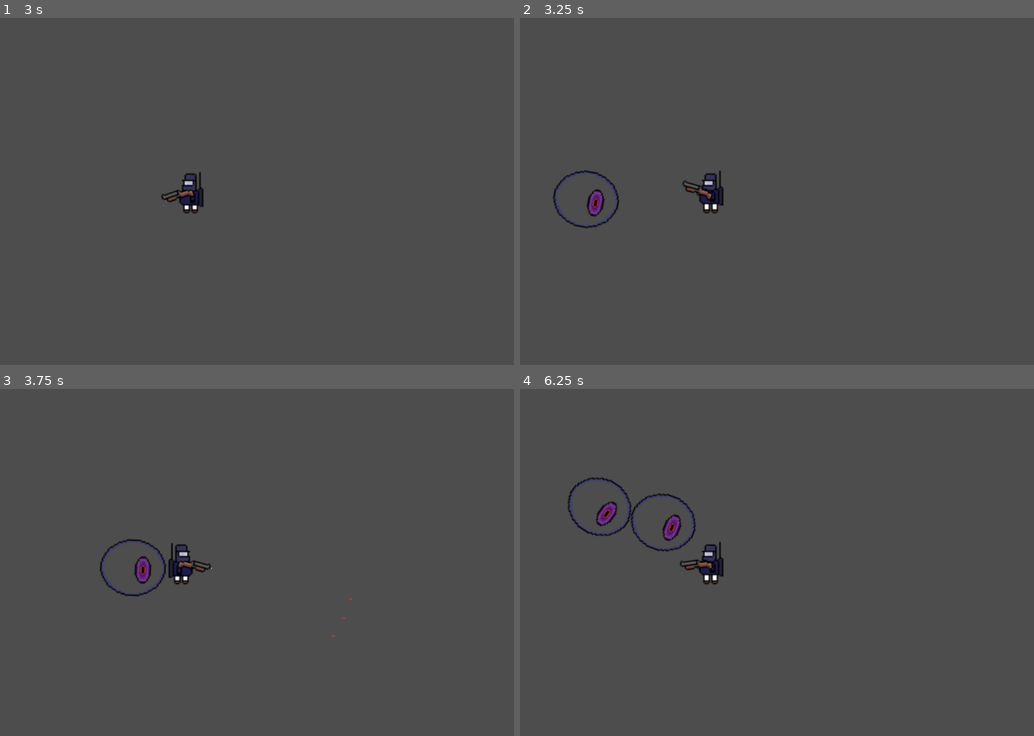
Above: before the commit, frames 1-4 (two rows, left to right).
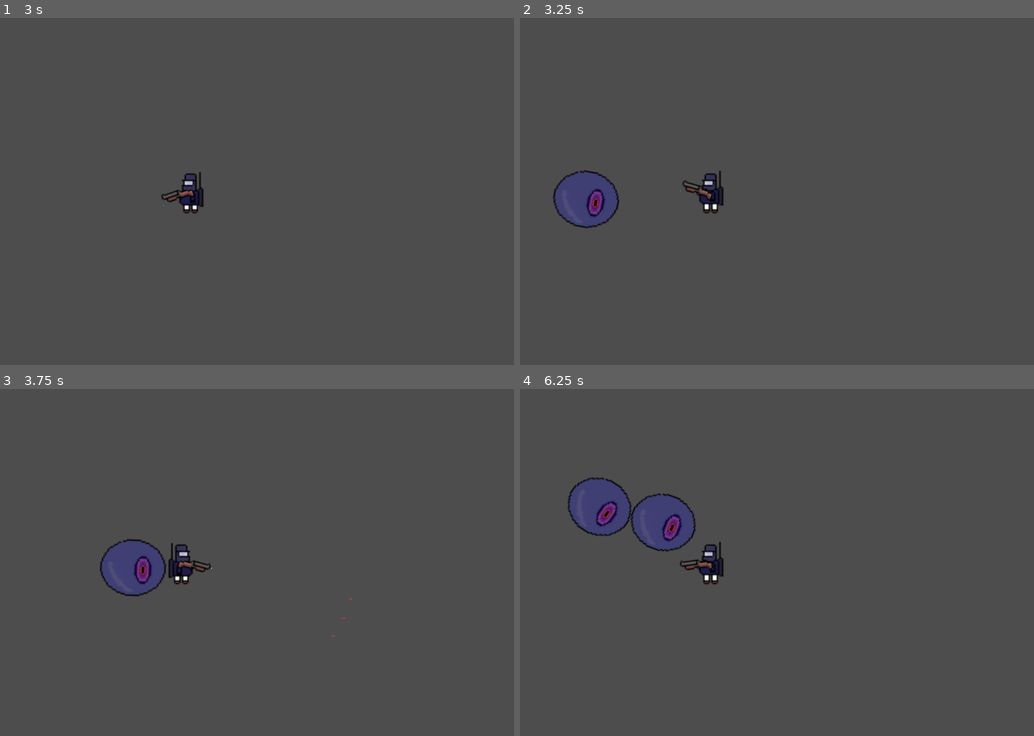
Above: after the commit, the same moments.

Repository: Albertvdw2001/buckshot-bob-gj-1
Game: Godot game, scene res://scenes/main.tscn
The game is run twice, just before and just after one commit, with the same random seed, the same clock (stepped at 60 frames per second) and the same inputs. The engine's default icon, where the game draws it, is replaced by a stand-in: a white triangle on a blue panel in a dark square.
Inputs (mouse positions are in pixels of both pictures, inside the frame that each line leads up to):
- Up to frame 1 (3 s): tap Enter (ui_accept) at 0.5, 0.77 s; move the mouse to (328, 174) at 0.52 s; press the mouse at (328, 174) at 0.53 s; hold Right (ui_right) 0.53-1.25 s; release the mouse at (328, 174) at 1.25 s; drag from (56, 212) to (154, 267) at 1.27 s; move the mouse to (251, 111) at 2.02 s; press the mouse at (251, 111) at 2.03 s; hold Right (ui_right) 2.03-2.75 s; tap Shift at 2.1 s; release the mouse at (251, 111) at 2.75 s; drag from (154, 267) to (outside the picture) at 2.77 s
- Up to frame 2 (3.25 s): no input
- Up to frame 3 (3.75 s): move the mouse to (380, 621) at 3.52 s; press the mouse at (380, 621) at 3.53 s; hold Left (ui_left) from 3.53 s (still down)
- Up to frame 4 (6.25 s): tap Enter (ui_accept) at 3.77 s; release Left (ui_left) at 4.25 s; release the mouse at (900, 621) at 4.25 s; drag from (outside the picture) to (607, 472) at 4.27 s; move the mouse to (741, 565) at 5.02 s; press the mouse at (741, 565) at 5.03 s; hold Down (ui_down) 5.03-5.75 s; release the mouse at (741, 565) at 5.75 s; drag from (607, 472) to (576, 583) at 5.77 s

Frame 1 is identical in both runs. In frame 2, 1.1% of the frame differs, in the area x 7-19%, y 44-60%; in frame 3, 1.1%; in frame 4, 2.2%, in the area x 10-34%, y 25-47%.

Commit message:
Added multiple size and split funcitonality to enemy; Added medium sized enemy

Diff:
--- a/scenes/characters/enemy/enemy.gd
+++ b/scenes/characters/enemy/enemy.gd
@@ -1,34 +1,58 @@
 extends CharacterBody2D
-
 class_name Enemy
 
+enum sizes { LARGE = 0, MEDIUM = 1, SMALL = 2 }
+
+var size_health_mapping: Dictionary = {
+	0: 100,
+	1: 50,
+	2: 25
+}
+
+var size_speed_mapping: Dictionary = {
+	0: 5000,
+	1: 7500,
+	2: 10000
+}
+
 @onready var anim_sprite: AnimatedSprite2D = $AnimatedSprite2D
-
-var player: CharacterBody2D
+@export var size: sizes
+@export var num_split: int = 2
 @export var health: int = 100
 @export var move_speed: float = 5000
+@export var child_size_type: PackedScene = null
+var player: CharacterBody2D
+
+func _ready() -> void:
+	move_speed = size_speed_mapping[size]
+	health = size_health_mapping[size]
 
 func _process(delta: float) -> void:
 	if health <= 0:
 		die()
 	move_to_player(delta)
 
-
 func take_damage(amount: int):
 	health -= amount
 	print("OUCH. health = ", health)
-
 
 func die():
 	if anim_sprite.animation != "dead":
 		anim_sprite.animation = "dead"
 
-
 func move_to_player(delta):
 	if not player:
-		print("WARNING: player is null in enemy.gd")
+		print("WARNING: Enemy will not attack or interact with player as player is null in enemy.gd.")
 		return
 	var direction = (player.global_position - global_position).normalized()
 	velocity = direction * move_speed * delta
 	look_at(direction)
 	move_and_slide()
+
+func split():
+	if not child_size_type:
+		return
+	for i in num_split:
+		var new_child = child_size_type.instantiate() as CharacterBody2D
+		new_child.global_position = global_position # todo: calculation
+		get_parent().get_tree().current_scene.add_child(new_child)
--- a/scenes/characters/enemy/enemy.tscn
+++ b/scenes/characters/enemy/enemy.tscn
@@ -14,7 +14,7 @@
 "speed": 5.0
 }]
 
-[node name="Enemy" type="CharacterBody2D"]
+[node name="LargeEnemy" type="CharacterBody2D"]
 script = ExtResource("1_7jlhe")
 
 [node name="AnimatedSprite2D" type="AnimatedSprite2D" parent="."]
--- /dev/null
+++ b/scenes/characters/enemy/medium_enemy.tscn
@@ -0,0 +1,24 @@
+[gd_scene load_steps=4 format=3 uid="uid://drwfvwjvidpq5"]
+
+[ext_resource type="Script" uid="uid://dlxi22wbpb7pk" path="res://scenes/characters/enemy/enemy.gd" id="1_au53b"]
+[ext_resource type="Texture2D" uid="uid://bs33mxgkhw00v" path="res://scenes/characters/enemy/eyemonster-medium.png" id="2_yxdyo"]
+
+[sub_resource type="SpriteFrames" id="SpriteFrames_fq6l8"]
+animations = [{
+"frames": [{
+"duration": 1.0,
+"texture": ExtResource("2_yxdyo")
+}],
+"loop": true,
+"name": &"default",
+"speed": 5.0
+}]
+
+[node name="MediumEnemy" type="CharacterBody2D"]
+script = ExtResource("1_au53b")
+
+[node name="AnimatedSprite2D" type="AnimatedSprite2D" parent="."]
+sprite_frames = SubResource("SpriteFrames_fq6l8")
+
+[node name="CollisionPolygon2D" type="CollisionPolygon2D" parent="."]
+polygon = PackedVector2Array(-12, -4, -9, -9, -6, -10, -3, -12, 3, -13, 7, -12, 11, -8, 14, -4, 15, -1, 14, 3, 13, 6, 9, 10, 4, 12, -4, 12, -9, 9, -13, 6, -14, -1)
--- /dev/null
+++ b/util_scripts/enums.gd
@@ -0,0 +1 @@
+extends Node
Binary file added: scenes/characters/enemy/Sprite-0002.aseprite
Binary file added: scenes/characters/enemy/eyemonster-medium.png
Not shown, added: scenes/characters/enemy/eyemonster-medium.png.import
Binary file changed: scenes/characters/enemy/eyemonster.png
Not shown, added: util_scripts/enums.gd.uid
